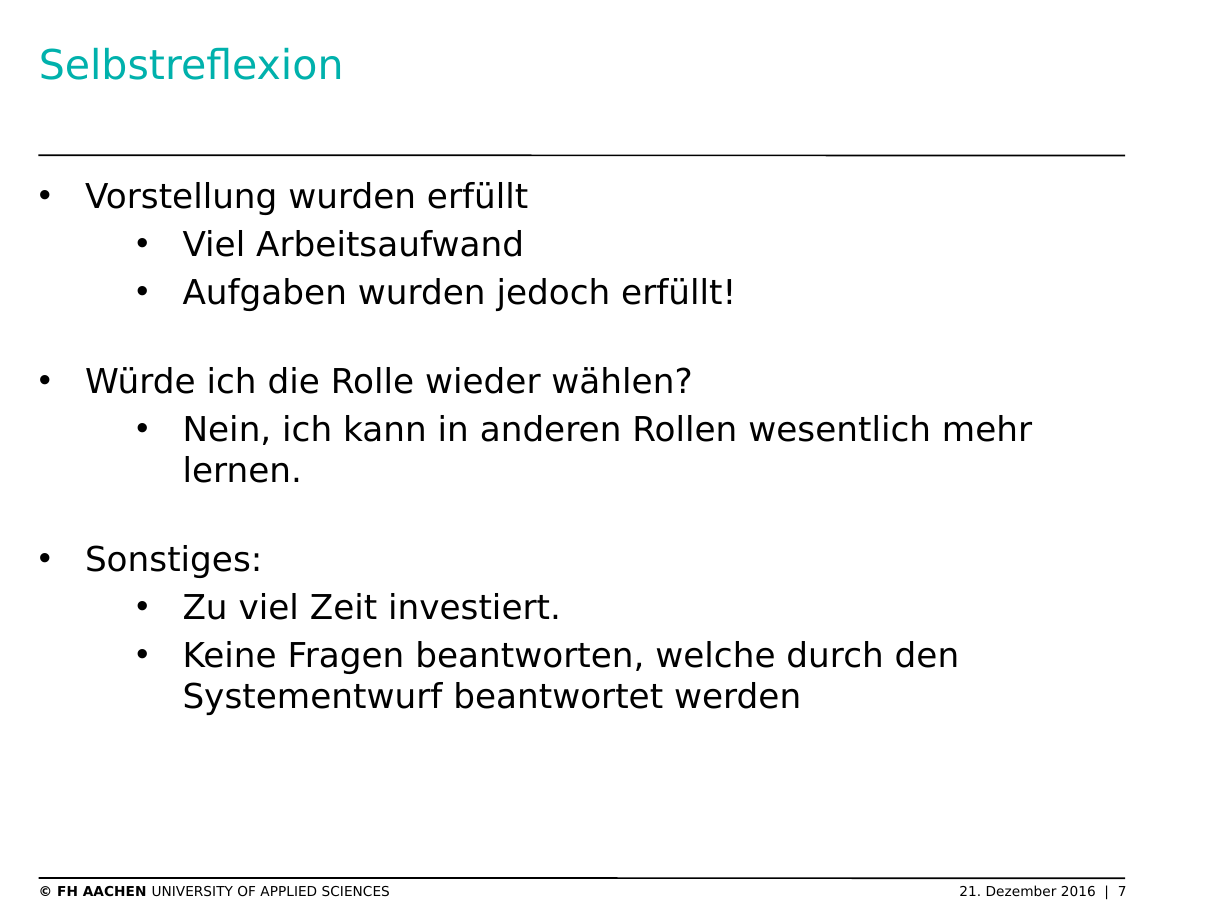
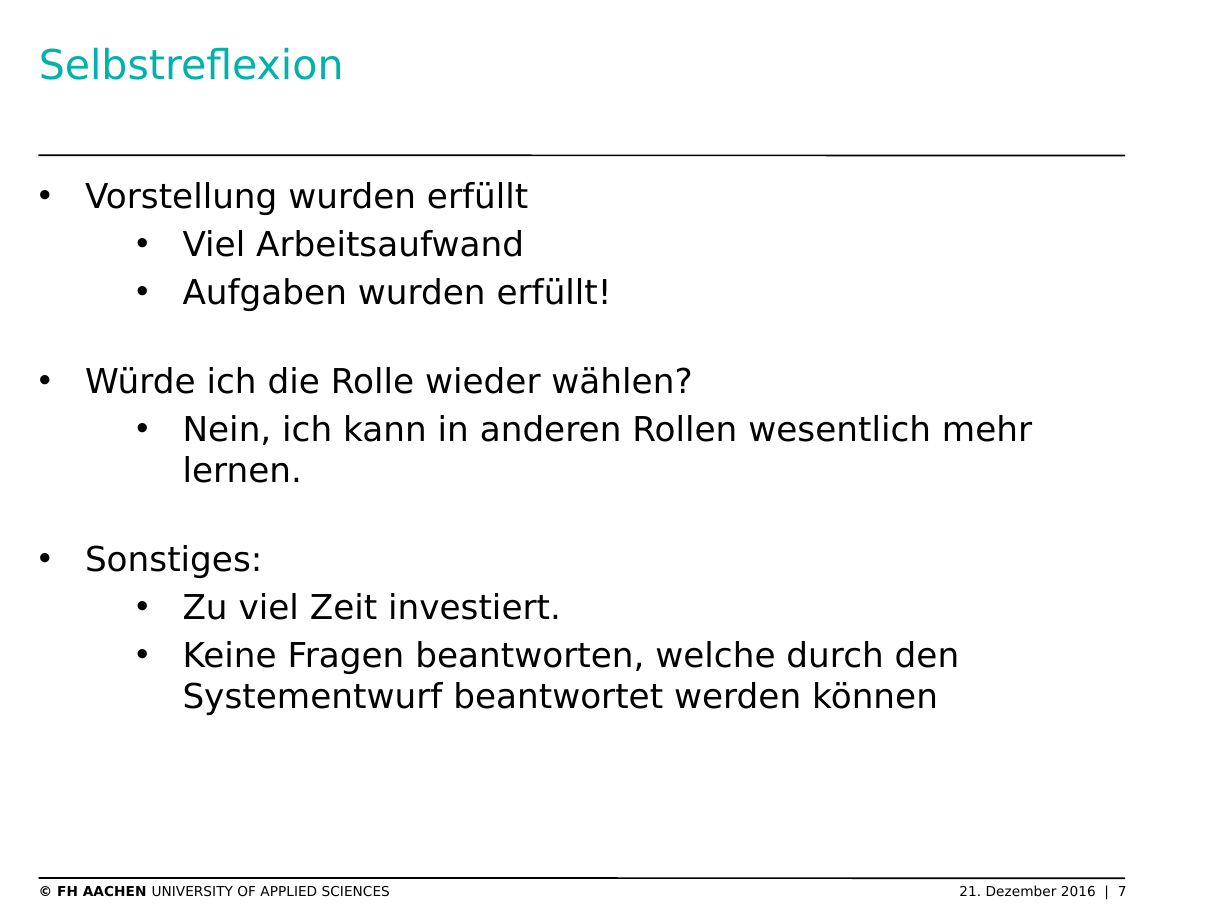
Before and after one commit to thomasgor/swe, a slide deck: slide 7 of Dokumente/Coaching/2016-12-21/2016-12-07 Rollentätigkeit Thomas Gorgels.pptx. Drawn at 1232x924 pixels with LibreOffice and Linux fonts; fonts in the diff are those of the drawing; background and template pictures are left out. Boxes give left, top, right and bottom in pixels: in the first picture for what was removed or moved away, otherwise in the second. Text is boxed around its words. In the diff, an @@ line names an element or a change of style, - is before the commit and + after.

```diff
--- a/Dokumente/Coaching/2016-12-21/2016-12-07 Rollentätigkeit Thomas Gorgels.pptx
+++ b/Dokumente/Coaching/2016-12-21/2016-12-07 Rollentätigkeit Thomas Gorgels.pptx
@@ text at box(183, 278, 612, 311): text changed @@
-    • Aufgaben wurden jedoch erfüllt!
+    • Aufgaben wurden erfüllt!
@@ text at box(183, 641, 960, 715): text changed @@
-    • Keine Fragen beantworten, welche durch den Systementwurf beantwortet werden
+    • Keine Fragen beantworten, welche durch den Systementwurf beantwortet werden können
```
Also in this commit, not shown: 3 other slides changed, 1 other file.
